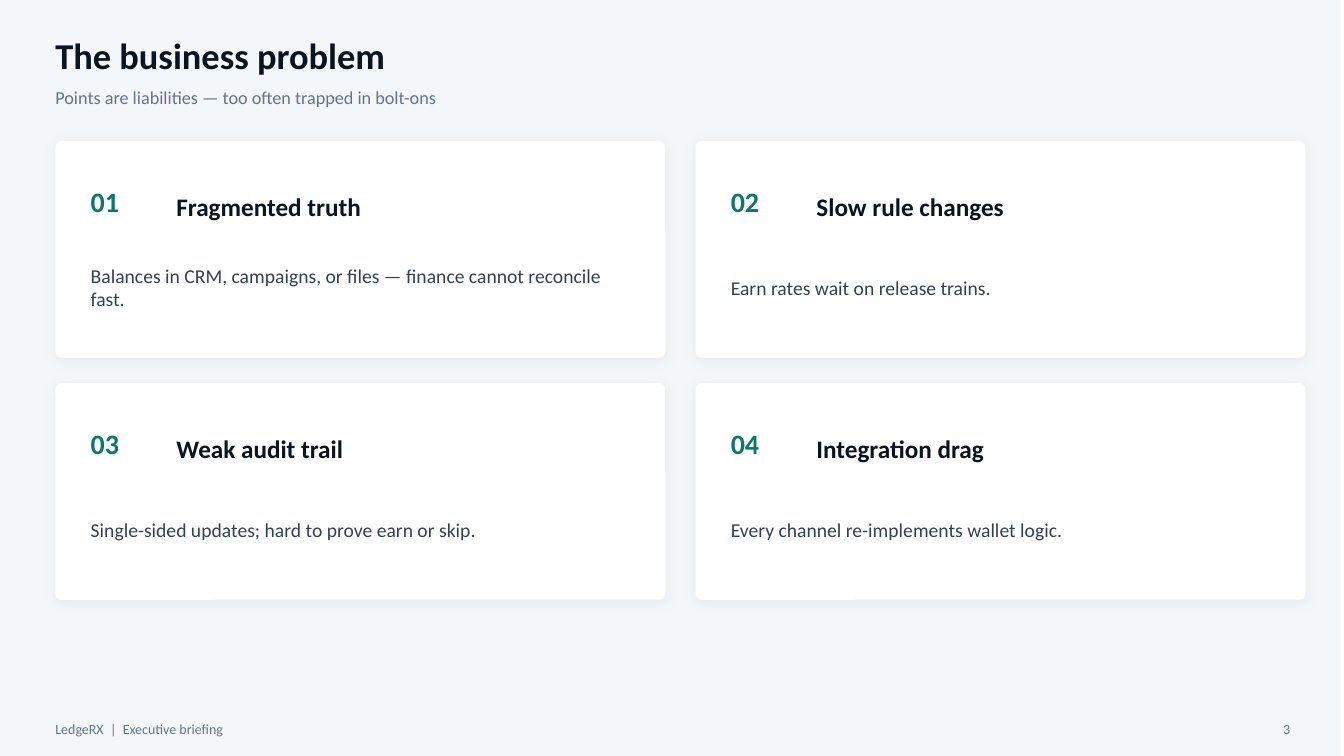
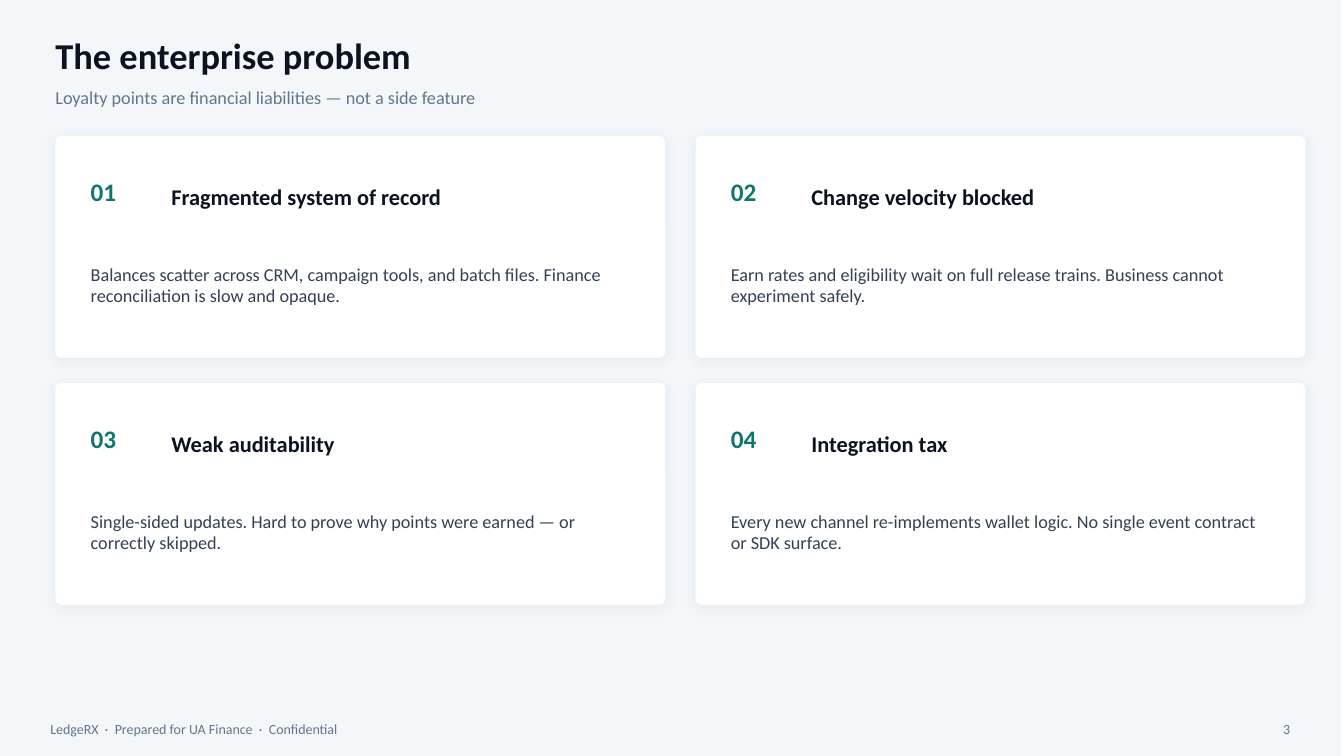
Before and after one commit to yky32/ledger-engine, a slide deck: slide 3 of docs/decks/LedgeRX-Product-Overview.pptx. Drawn at 1344x756 pixels with LibreOffice and Linux fonts; fonts in the diff are those of the drawing. Boxes give left, top, right and bottom in pixels: in the first picture for what was removed or moved away, otherwise in the second. Text is boxed around its words. In the diff, an @@ line names an element or a change of style, - is before the commit and + after.

Commit message:
docs: UA Finance CTO briefing — SDK-first + MSA landscape

```diff
--- a/docs/decks/LedgeRX-Product-Overview.pptx
+++ b/docs/decks/LedgeRX-Product-Overview.pptx
@@ text at <box>55,43,411,75</box>: text changed @@
-The business problem
+The enterprise problem
@@ text at <box>55,91,475,107</box>: text changed @@
-Points are liabilities — too often trapped in bolt-ons
+Loyalty points are financial liabilities — not a side feature
@@ rounded rectangle: place and size @@
-rounded rectangle at <box>55,141,665,358</box>
+rounded rectangle at <box>55,136,665,358</box>
@@ rounded rectangle: place and size @@
-rounded rectangle at <box>696,141,1306,358</box>
+rounded rectangle at <box>696,136,1306,358</box>
@@ text "01": place and size @@
-text "01" at <box>91,193,119,212</box>
+text "01" at <box>91,184,117,201</box>
@@ size 20 to 18 pt in 4 elements at <box>91,431,117,448</box>, <box>731,431,757,448</box>, <box>91,184,117,201</box>, <box>731,184,757,201</box> @@
@@ text "02": place and size @@
-text "02" at <box>731,193,759,212</box>
+text "02" at <box>731,184,757,201</box>
@@ text at <box>171,189,441,209</box>: text changed; size 18 to 16 pt @@
-Fragmented truth
+Fragmented system of record
@@ text at <box>811,189,1034,209</box>: text changed; size 18 to 16 pt @@
-Slow rule changes
+Change velocity blocked
@@ text at <box>91,268,601,305</box>: text changed; size 14 to 13 pt @@
-Balances in CRM, campaigns, or files — finance cannot reconcile fast.
+Balances scatter across CRM, campaign tools, and batch files. Finance reconciliation is slow and opaque.
@@ text at <box>731,268,1224,305</box>: text changed; size 14 to 13 pt @@
-Earn rates wait on release trains.
+Earn rates and eligibility wait on full release trains. Business cannot experiment safely.
@@ proportions changed in 4 elements at <box>55,136,665,358</box>, <box>696,136,1306,358</box>, <box>696,383,1306,605</box>, <box>55,383,665,605</box> @@
@@ rounded rectangle: place and size @@
-rounded rectangle at <box>55,383,665,600</box>
+rounded rectangle at <box>55,383,665,605</box>
@@ rounded rectangle: place and size @@
-rounded rectangle at <box>696,383,1306,600</box>
+rounded rectangle at <box>696,383,1306,605</box>
@@ text at <box>171,436,335,456</box>: text changed; size 18 to 16 pt @@
-Weak audit trail
+Weak auditability
@@ text at <box>811,436,948,456</box>: text changed; size 18 to 16 pt @@
-Integration drag
+Integration tax
@@ text at <box>91,515,575,552</box>: text changed; size 14 to 13 pt @@
-Single-sided updates; hard to prove earn or skip.
+Single-sided updates. Hard to prove why points were earned — or correctly skipped.
@@ text at <box>731,515,1256,549</box>: text changed; size 14 to 13 pt @@
-Every channel re-implements wallet logic.
+Every new channel re-implements wallet logic. No single event contract or SDK surface.
@@ text at <box>50,724,338,737</box>: text changed @@
-LedgeRX | Executive briefing
+LedgeRX · Prepared for UA Finance · Confidential
```
Also in this commit, not shown: 3 other slides changed, 9 slides added, 10 slides removed, 1 other file.
